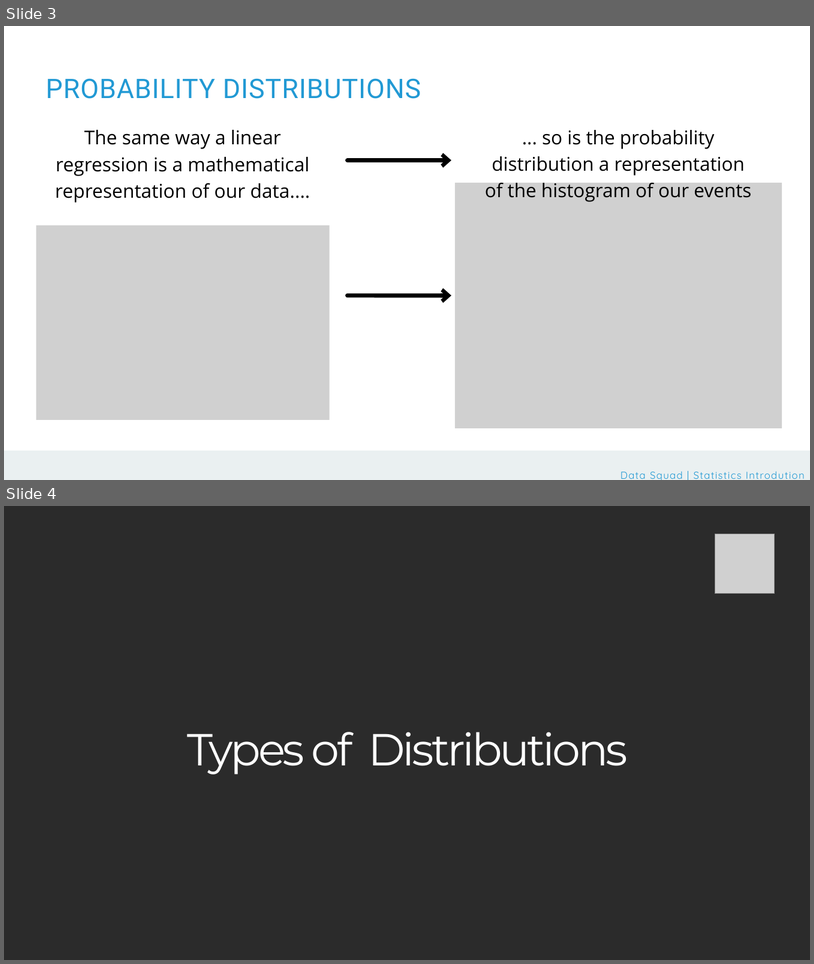
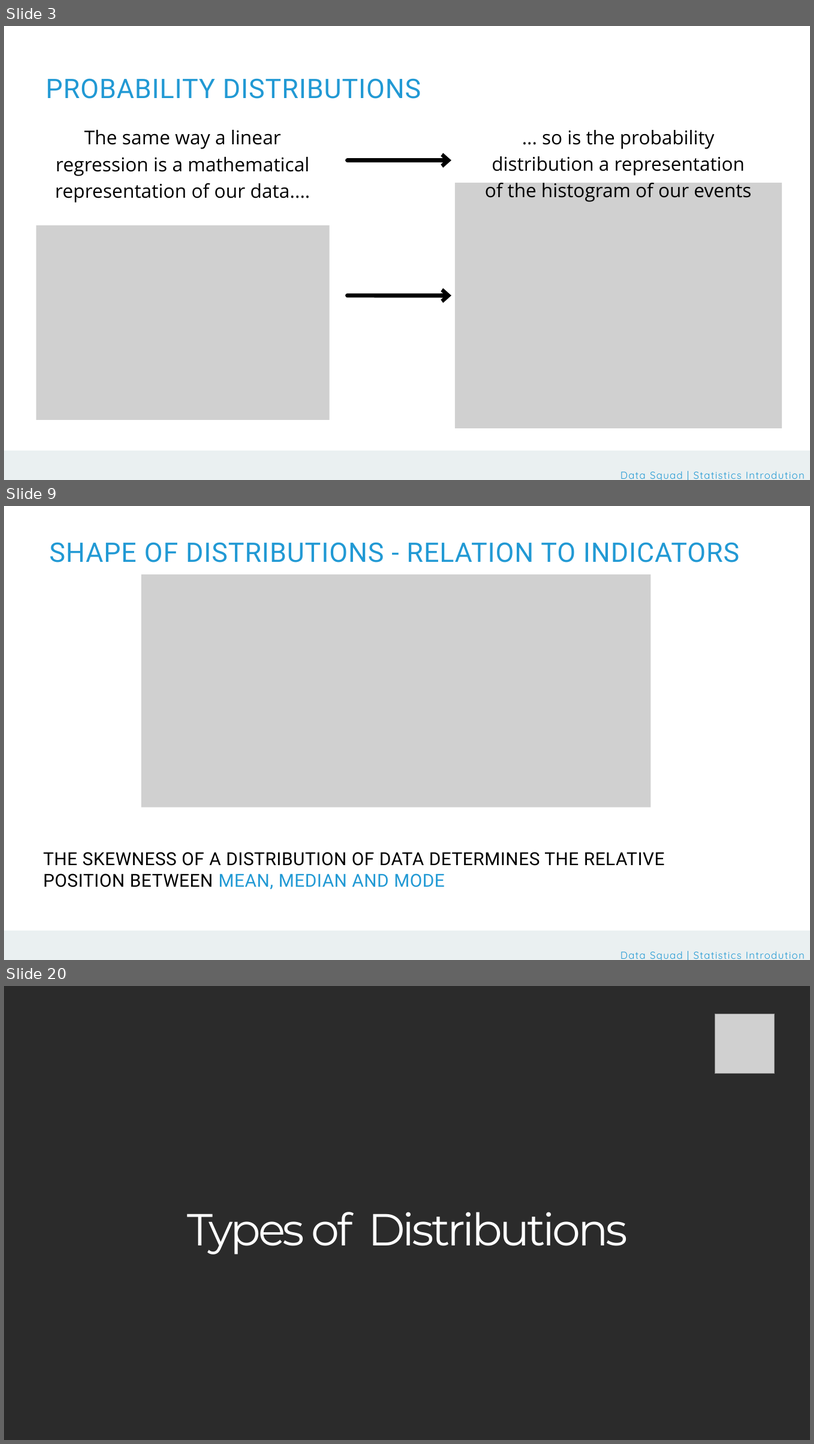
Before and after one commit to DSML-bootcamp/w4-nbs, a slide deck: D1/5. Probability Distributions.pptx. Shown one above the other, each under a label of ours: slides 3 and 4 before the commit, slides 3, 9 and 20 after it; the slides between them are not shown. The pictures are 814x964 and 814x1444 pixels, drawn with LibreOffice and Linux fonts; fonts in the diff are those of the drawing; grey boxes stand for pictures; background and template pictures are left out; a plain dark background stands for a picture behind light text. Boxes give left, top, right and bottom in pixels: in the first picture for what was removed or moved away, otherwise in the second. Text is boxed around its words. In the diff, an @@ line names an element or a change of style, - is before the commit and + after.

```diff
--- a/D1/5. Probability Distributions.pptx
+++ b/D1/5. Probability Distributions.pptx
@@ slide 9 added at (4, 506, 810, 960), background picture (left out) @@
@@ text added at (50, 542, 740, 562), 24 pt, text #2199D4 @@
+SHAPE OF DISTRIBUTIONS - RELATION TO INDICATORS
@@ picture added at (141, 574, 651, 808) @@
@@ text added at (43, 852, 665, 889), 16 pt, text #000000 @@
+THE SKEWNESS OF A DISTRIBUTION OF DATA DETERMINES THE RELATIVE POSITION BETWEEN MEAN, MEDIAN AND MODE
@@ rectangle added at (4, 930, 810, 960), fill #EAF0F1 @@
@@ rectangle added at (4, 938, 810, 960), fill #EAF0F1 @@
@@ text added at (612, 951, 797, 954), 9 pt, text #2199D4 @@
+Data Squad | Statistics Introdution
@@ text added at (621, 951, 805, 960), 9 pt, text #2199D4 @@
+Data Squad | Statistics Introdution
@@ what was slide 4 is now slide 20 @@
```
Also in this commit, not shown: 16 other slides added, 1 other file.
